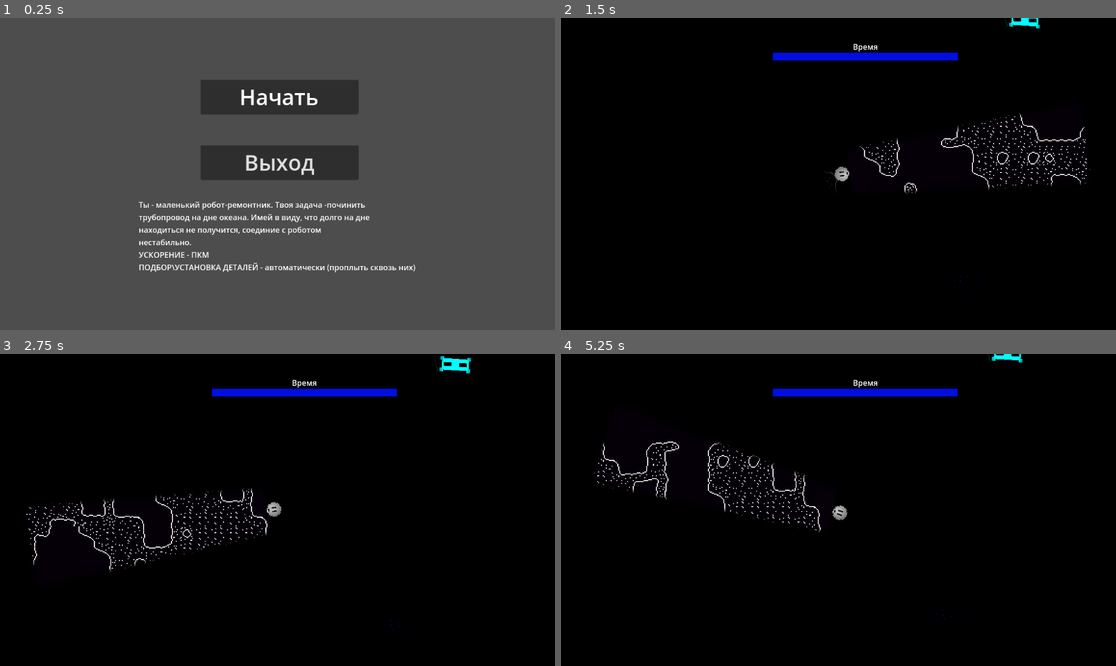
Above: before the commit, frames 1-4 (two rows, left to right).
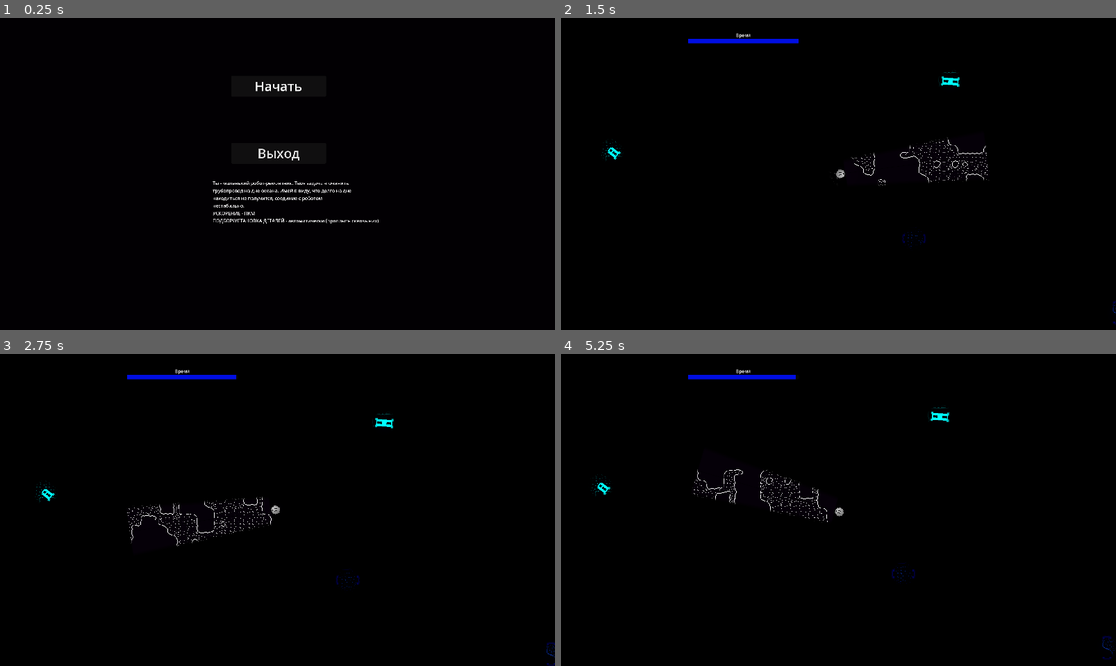
Above: after the commit, the same moments.

Repository: Overlord1704/PashtetJam1
Game: Godot game, scene res://scenes/StartMenu/start_menu.tscn
Two runs of this game, one before a commit and one after it. Both use one fixed random seed, a clock stepped at 60 frames per second and the inputs below.
Inputs (mouse positions are in pixels of both pictures, inside the frame that each line leads up to):
- Up to frame 1 (0.25 s): no input
- Up to frame 2 (1.5 s): click "Начать" at 0.5 s; move the mouse to (960, 158) at 1.27 s; click (960, 158) at 1.42 s
- Up to frame 3 (2.75 s): move the mouse to (166, 525) at 2.02 s; click (166, 525) at 2.17 s
- Up to frame 4 (5.25 s): move the mouse to (894, 441) at 2.77 s; click (894, 441) at 2.92 s; move the mouse to (810, 572) at 3.52 s; click (810, 572) at 3.67 s; move the mouse to (1005, 556) at 4.27 s; click (1005, 556) at 4.42 s; move the mouse to (672, 463) at 5.02 s; click (672, 463) at 5.17 s

The runs differ from the first frame. In frame 1, 100% of the frame differs, in the area x 0-100%, y 0-100%; in frame 2, 2.5%; in frame 3, 2.7%; in frame 4, 2.6%.

Commit message:
Полировка

Diff:
--- /dev/null
+++ b/default_bus_layout.tres
@@ -0,0 +1,9 @@
+[gd_resource type="AudioBusLayout" format=3 uid="uid://4ieu4iwovax0"]
+
+[resource]
+bus/1/name = &"Pipe"
+bus/1/solo = false
+bus/1/mute = false
+bus/1/bypass_fx = false
+bus/1/volume_db = 0.0
+bus/1/send = &"Master"
--- a/project.godot
+++ b/project.godot
@@ -18,6 +18,9 @@
 
 [display]
 
+window/size/viewport_width=1920
+window/size/viewport_height=1080
+window/size/mode=2
 window/layer_4=""
 window/layer_3="ПоднятьТрубы"
 
--- a/scenes/Level/level.gd
+++ b/scenes/Level/level.gd
@@ -2,6 +2,8 @@
 
 
 @export var player : CharacterBody2D
+@export var take_sound : AudioStream
+@export var place_sound : AudioStream
 
 var is_taked : bool # Подобрана?
 var is_placed : bool # Пололжил ли?
@@ -20,11 +22,12 @@
 func _physics_process(delta):
 	if is_taked:
 		body_pipe.global_position = player.marker.global_position
+
 		#lerp(body_pipe.global_position, player.marker.global_position, delta)
 	if is_placed and body_pipe != null:
-		$PlacePipe.play(0)
 		body_pipe.global_position = place.global_position
 		current_fragments += 1
+
 
 	if current_fragments >= Fragments:# Победное меню
 		get_tree().change_scene_to_file("res://scenes/WinnerMenu/winner.tscn")
@@ -32,17 +35,23 @@
 func Take(body : _TakeObject):
 	if is_taked:
 		return
-	$TakePipe.play(0)
+
 	is_taked = true
 	body_pipe = body
 	is_placed = false
+	TakeAndPlaceSound(take_sound)
 
 func Place(zone_place : _PlaceObject):
 	if is_taked and zone_place.install_pipe(body_pipe):
 		is_placed = true
 		place = zone_place
 		is_taked = false
+		TakeAndPlaceSound(place_sound)
 		body_pipe.queue_free()
+
+func TakeAndPlaceSound(sound : AudioStream):
+	$Sound.stream = sound
+	$Sound.play(0)
 
 func QuitGame():
 	get_tree().change_scene_to_file("res://scenes/StartMenu/start_menu.tscn")
--- a/scenes/Level/level.tscn
+++ b/scenes/Level/level.tscn
@@ -19,11 +19,13 @@
 [node name="Level" type="Node2D" node_paths=PackedStringArray("player")]
 script = ExtResource("1_bgy22")
 player = NodePath("Player")
-Fragments = 1
+take_sound = ExtResource("8_b4fjl")
+place_sound = ExtResource("9_kwuh1")
+Fragments = 10
 
 [node name="Sprite2D" type="Sprite2D" parent="."]
-position = Vector2(-18.5414, -12.5821)
-scale = Vector2(34.917, 38.8357)
+position = Vector2(479.982, 133.675)
+scale = Vector2(63.9639, 63.3521)
 texture = ExtResource("7_qayyb")
 
 [node name="SandMap" type="TileMap" parent="."]
@@ -56,16 +58,13 @@
 
 [node name="Ambient" type="AudioStreamPlayer2D" parent="."]
 stream = ExtResource("6_22r2e")
-volume_db = 10.0
+volume_db = 12.0
 autoplay = true
 
-[node name="TakePipe" type="AudioStreamPlayer2D" parent="."]
+[node name="Sound" type="AudioStreamPlayer" parent="."]
 stream = ExtResource("8_b4fjl")
-volume_db = 5.0
-
-[node name="PlacePipe" type="AudioStreamPlayer2D" parent="."]
-stream = ExtResource("9_kwuh1")
-volume_db = 5.0
+volume_db = 10.0
+bus = &"Pipe"
 
 [node name="Borders" type="StaticBody2D" parent="."]
 collision_layer = 16
--- a/scenes/Level/place.tscn
+++ b/scenes/Level/place.tscn
@@ -16,4 +16,5 @@
 
 [node name="PointLight2D" type="PointLight2D" parent="."]
 color = Color(0.168627, 0.380392, 1, 1)
+energy = 2.0
 texture = ExtResource("2_b8wlm")
--- a/scenes/Player/GameTimer/game_timer.tscn
+++ b/scenes/Player/GameTimer/game_timer.tscn
@@ -13,7 +13,6 @@
 offset_bottom = 16.0
 tooltip_text = "Время"
 theme_override_styles/fill = SubResource("StyleBoxFlat_ej2yh")
-step = 0.001
 value = 100.0
 show_percentage = false
 
--- a/scenes/StartMenu/start_menu.tscn
+++ b/scenes/StartMenu/start_menu.tscn
@@ -1,32 +1,38 @@
-[gd_scene load_steps=2 format=3 uid="uid://cx5dt0vuo1ifd"]
+[gd_scene load_steps=3 format=3 uid="uid://cx5dt0vuo1ifd"]
 
 [ext_resource type="Script" path="res://scenes/StartMenu/start_menu.gd" id="1_rathy"]
+[ext_resource type="Texture2D" uid="uid://dm4je2txt7yn7" path="res://assets/Background/Black(1)(1)(1)(1).png" id="2_3yeh6"]
 
 [node name="StartMenu" type="Node2D"]
 script = ExtResource("1_rathy")
 
+[node name="Sprite2D" type="Sprite2D" parent="."]
+position = Vector2(954.433, 541.531)
+scale = Vector2(7.86643, 6.06103)
+texture = ExtResource("2_3yeh6")
+
 [node name="Start" type="Button" parent="."]
-offset_left = 416.0
-offset_top = 128.0
-offset_right = 744.0
-offset_bottom = 200.0
+offset_left = 800.0
+offset_top = 200.0
+offset_right = 1128.0
+offset_bottom = 272.0
 theme_override_colors/font_color = Color(1, 1, 1, 1)
 theme_override_font_sizes/font_size = 45
 text = "Начать"
 
 [node name="Exit" type="Button" parent="."]
-offset_left = 416.0
-offset_top = 264.0
-offset_right = 744.0
-offset_bottom = 336.0
+offset_left = 800.0
+offset_top = 432.0
+offset_right = 1128.0
+offset_bottom = 504.0
 theme_override_font_sizes/font_size = 45
 text = "Выход"
 
 [node name="Label" type="Label" parent="."]
-offset_left = 288.0
-offset_top = 376.0
-offset_right = 863.0
-offset_bottom = 529.0
+offset_left = 736.0
+offset_top = 560.0
+offset_right = 1311.0
+offset_bottom = 713.0
 text = "Ты - маленький робот-ремонтник. Твоя задача -починить
 трубопровод на дне океана. Имей в виду, что долго на дне
 находиться не получится, соединие с роботом
